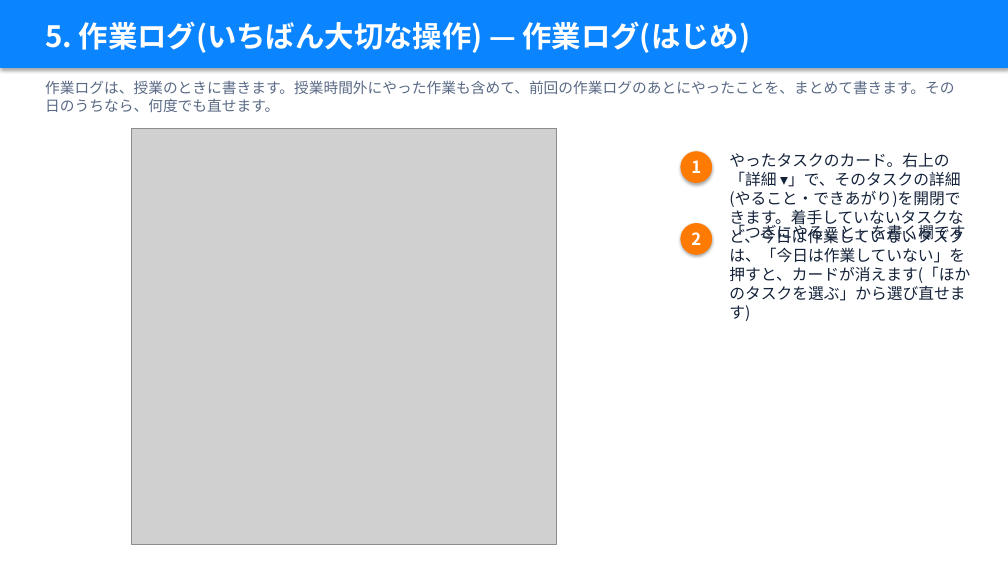
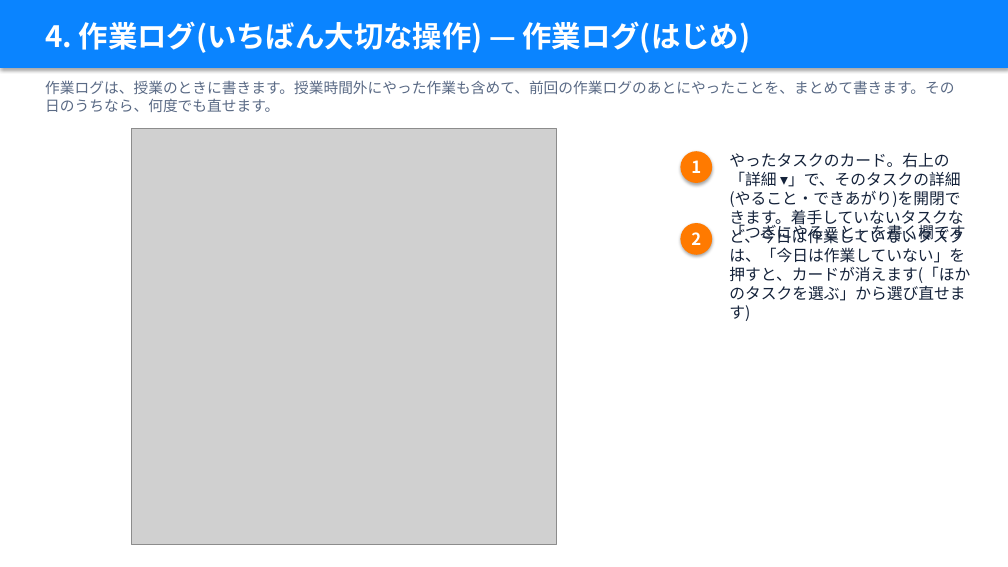
Before and after one commit to takky416-byte/sotsuken_pj_management, a slide deck: slide 11 of docs/manual/卒研PJ管理_説明資料_学生編.pptx (slide 14 before the commit). Drawn at 1008x567 pixels with LibreOffice and Linux fonts; fonts in the diff are those of the drawing; grey boxes stand for pictures. Boxes give left, top, right and bottom in pixels: in the first picture for what was removed or moved away, otherwise in the second. Text is boxed around its words. In the diff, an @@ line names an element or a change of style, - is before the commit and + after.

```diff
--- a/docs/manual/卒研PJ管理_説明資料_学生編.pptx
+++ b/docs/manual/卒研PJ管理_説明資料_学生編.pptx
@@ text at box(45, 21, 751, 53): text changed @@
-5. 作業ログ(いちばん大切な操作) — 作業ログ(はじめ)
+4. 作業ログ(いちばん大切な操作) — 作業ログ(はじめ)
```
Also in this commit, not shown: 21 other slides changed, 4 slides removed, 19 other files.
